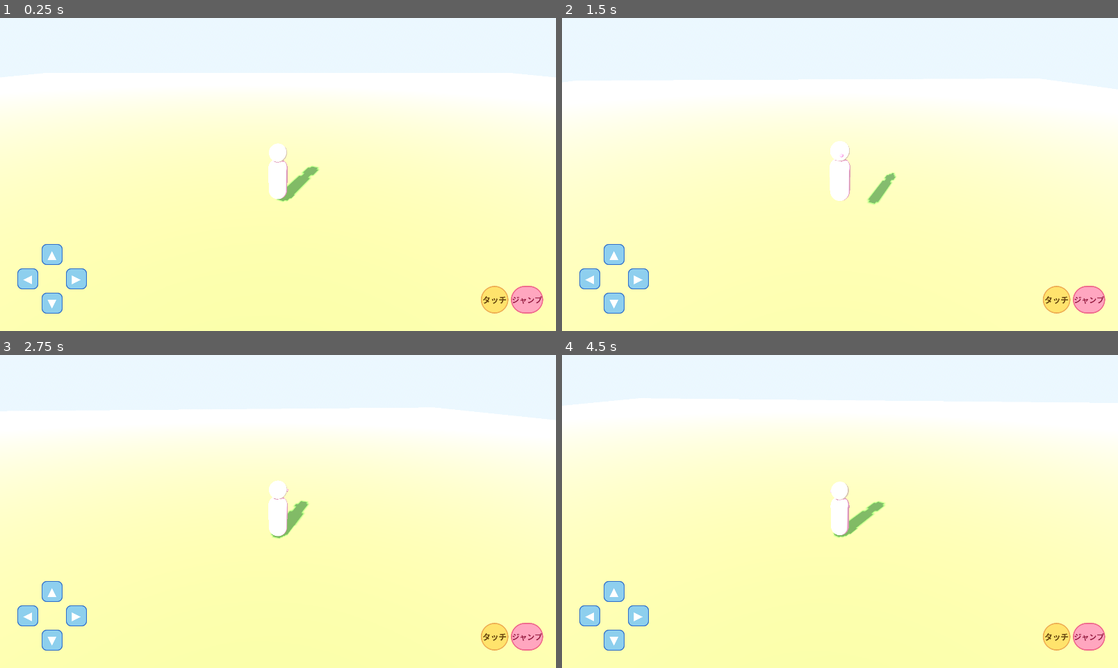
Above: before the commit, frames 1-4 (two rows, left to right).
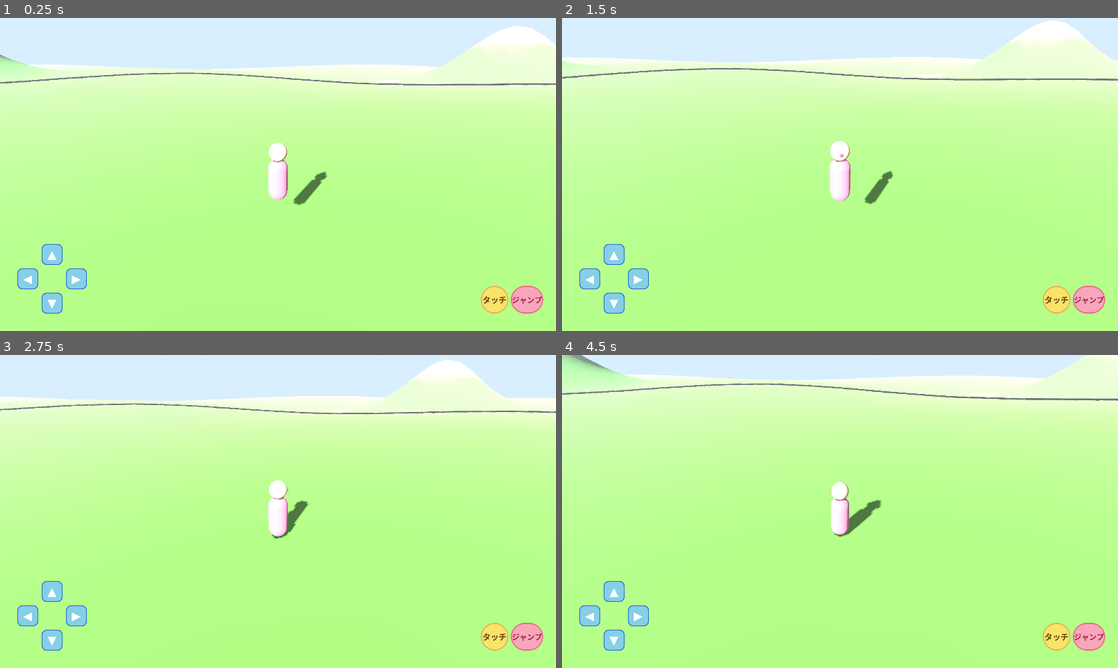
Above: after the commit, the same moments.

Repository: fanxingjudao-boop/shinkansen-world-godot
Game: Godot game, scene res://scenes/Main.tscn
The game is run twice, just before and just after one commit, with the same random seed, the same clock (stepped at 60 frames per second) and the same inputs.
Inputs:
- Up to frame 1 (0.25 s): no input
- Up to frame 2 (1.5 s): tap Enter at 0.5, 1.35 s; hold D (move_right) 0.53-1.28 s; tap E (interact) at 0.6 s; tap Space (jump) at 0.77 s; hold S (move_back) from 1.28 s (still down)
- Up to frame 3 (2.75 s): tap Space (jump) at 1.52 s; release S (move_back) at 2.03 s; hold D (move_right) from 2.03 s (still down); tap E (interact) at 2.1 s
- Up to frame 4 (4.5 s): release D (move_right) at 2.78 s; hold W (move_forward) 2.78-3.53 s; tap Enter at 2.85, 4.35 s; tap Space (jump) at 3.02, 3.77 s; hold A (move_left) from 3.53 s (still down); tap E (interact) at 3.6 s

The runs differ from the first frame. In frame 1, 83% of the frame differs, in the area x 0-100%, y 8-100%; in frame 2, 85%; in frame 3, 84%; in frame 4, 91%, in the area x 0-100%, y 0-100%.

Commit message:
Phase 1-1 + 1-3: 地形と線路の動的生成、自動スクリーンショット基盤
地形 (1-1):
- terrain_height.gd: class_name TerrainHeight、純粋関数で heightAt 移植
  (山 3 + 湖 + 二重正弦波 + ノイズ、Three.js プロトタイプの数値ほぼ完全移植)
- terrain.gd: ArrayMesh 121x121 頂点で 28800 三角形を動的生成
  HeightMapShape3D 201x201 で衝突、湖 CylinderMesh 配置
- Terrain.tscn: StaticBody3D + 子ノード 3 つ

線路 (1-3):
- railway.gd: 楕円 R_X=100/R_Z=78 を 157 点で表現、static func で
  ellipse_point/ellipse_tangent を分離(Phase 2 Train から再利用想定)
  レール 2 本を 1 つの ArrayMesh に統合、枕木 MultiMesh 157 個地形追従
- Railway.tscn: Node3D + TrackPath/Rails/Ties

Main.tscn / main.gd:
- 既存平面 Ground を削除、Terrain と Railway をインスタンス化
- Sun の directional_shadow_max_distance=100 に縮小(iPad 対応)
- Environment 調整: tonemap Filmic→Linear、ambient 0.5→0.3、fog 0.004→0.002
  (デフォルト設定だと頂点カラーが淡くなりすぎたため)
- main.gd で Player の Y を TerrainHeight.compute_height + 1.5 に動的補正

自動スクリーンショット基盤:
- scripts/dev/auto_capture.gd + scenes/dev/AutoCapture.tscn
- Godot CLI から起動 → 2 秒待って user://screenshot.png 保存 → quit
- VIEW 定数で PLAYER / BIRD / SIDE 視点切替
- 改善さんに F5 を依頼せずに Claude が見た目を自動確認できるように

修正したハマりポイント (failure-log 候補):
- ArrayMesh の三角形は CCW(反時計回り)が表面。最初に時計回りで
  書いて平地が完全に消えていた(山の斜面だけ見えた)
- Filmic tonemap + ambient 0.5 + fog 0.004 だと頂点カラーが
  淡くなりすぎる。Linear tonemap + ambient 0.3 + fog 0.002 に調整

Co-Authored-By: Claude Opus 4.7 (1M context) <noreply@anthropic.com>

Diff:
--- a/scenes/Main.tscn
+++ b/scenes/Main.tscn
@@ -1,9 +1,11 @@
-[gd_scene load_steps=12 format=3 uid="uid://bmainsc000001"]
+[gd_scene load_steps=9 format=3 uid="uid://bmainsc000001"]
 
 [ext_resource type="Script" path="res://scripts/main.gd" id="1_main"]
-[ext_resource type="PackedScene" path="res://scenes/entities/Player.tscn" id="2_player"]
-[ext_resource type="Script" path="res://scripts/world/camera_rig.gd" id="3_camrig"]
-[ext_resource type="PackedScene" path="res://scenes/ui/TouchHUD.tscn" id="4_hud"]
+[ext_resource type="PackedScene" path="res://scenes/world/Terrain.tscn" id="2_terrain"]
+[ext_resource type="PackedScene" path="res://scenes/entities/Player.tscn" id="3_player"]
+[ext_resource type="Script" path="res://scripts/world/camera_rig.gd" id="4_camrig"]
+[ext_resource type="PackedScene" path="res://scenes/ui/TouchHUD.tscn" id="5_hud"]
+[ext_resource type="PackedScene" path="res://scenes/world/Railway.tscn" id="6_railway"]
 
 [sub_resource type="ProceduralSkyMaterial" id="Sky_material"]
 sky_top_color = Color(0.494, 0.784, 0.961, 1)
@@ -22,23 +24,11 @@
 sky = SubResource("Sky_main")
 ambient_light_source = 2
 ambient_light_color = Color(1, 1, 1, 1)
-ambient_light_energy = 0.5
-tonemap_mode = 2
+ambient_light_energy = 0.3
+tonemap_mode = 0
 fog_enabled = true
 fog_light_color = Color(0.847, 0.937, 1, 1)
-fog_density = 0.004
-
-[sub_resource type="PlaneMesh" id="PlaneMesh_ground"]
-size = Vector2(120, 120)
-subdivide_width = 4
-subdivide_depth = 4
-
-[sub_resource type="StandardMaterial3D" id="Material_ground"]
-albedo_color = Color(0.494, 0.784, 0.314, 1)
-roughness = 0.95
-
-[sub_resource type="BoxShape3D" id="BoxShape3D_ground"]
-size = Vector3(120, 0.5, 120)
+fog_density = 0.002
 
 [node name="Main" type="Node3D"]
 script = ExtResource("1_main")
@@ -50,23 +40,19 @@
 transform = Transform3D(0.866, 0.25, -0.433, 0, 0.866, 0.5, 0.5, -0.433, 0.75, 0, 12, 0)
 light_energy = 1.1
 shadow_enabled = true
+directional_shadow_max_distance = 100.0
 
-[node name="Ground" type="StaticBody3D" parent="."]
+[node name="Terrain" parent="." instance=ExtResource("2_terrain")]
 
-[node name="GroundMesh" type="MeshInstance3D" parent="Ground"]
-mesh = SubResource("PlaneMesh_ground")
-surface_material_override/0 = SubResource("Material_ground")
+[node name="Railway" parent="." instance=ExtResource("6_railway")]
+terrain_path = NodePath("../Terrain")
 
-[node name="GroundCollision" type="CollisionShape3D" parent="Ground"]
-transform = Transform3D(1, 0, 0, 0, 1, 0, 0, 0, 1, 0, -0.25, 0)
-shape = SubResource("BoxShape3D_ground")
-
-[node name="Player" parent="." instance=ExtResource("2_player")]
-transform = Transform3D(1, 0, 0, 0, 1, 0, 0, 0, 1, 0, 0.5, 0)
+[node name="Player" parent="." instance=ExtResource("3_player")]
+transform = Transform3D(1, 0, 0, 0, 1, 0, 0, 0, 1, 0, 5, 0)
 
 [node name="CameraRig" type="Node3D" parent="."]
 transform = Transform3D(1, 0, 0, 0, 1, 0, 0, 0, 1, 0, 5, 8)
-script = ExtResource("3_camrig")
+script = ExtResource("4_camrig")
 target_path = NodePath("../Player")
 offset = Vector3(0, 5, 8)
 smoothness = 5.0
--- /dev/null
+++ b/scenes/dev/AutoCapture.tscn
@@ -0,0 +1,11 @@
+[gd_scene load_steps=3 format=3 uid="uid://bautocapdev0001"]
+
+[ext_resource type="PackedScene" path="res://scenes/Main.tscn" id="1_main"]
+[ext_resource type="Script" path="res://scripts/dev/auto_capture.gd" id="2_capture"]
+
+[node name="AutoCapture" type="Node"]
+
+[node name="Main" parent="." instance=ExtResource("1_main")]
+
+[node name="Capture" type="Node" parent="."]
+script = ExtResource("2_capture")
--- /dev/null
+++ b/scenes/world/Railway.tscn
@@ -0,0 +1,12 @@
+[gd_scene load_steps=2 format=3 uid="uid://brailwyworld01"]
+
+[ext_resource type="Script" path="res://scripts/world/railway.gd" id="1_railway"]
+
+[node name="Railway" type="Node3D"]
+script = ExtResource("1_railway")
+
+[node name="TrackPath" type="Path3D" parent="."]
+
+[node name="Rails" type="MeshInstance3D" parent="."]
+
+[node name="Ties" type="MultiMeshInstance3D" parent="."]
--- /dev/null
+++ b/scenes/world/Terrain.tscn
@@ -0,0 +1,12 @@
+[gd_scene load_steps=2 format=3 uid="uid://bterrnscworld1"]
+
+[ext_resource type="Script" path="res://scripts/world/terrain.gd" id="1_terrain"]
+
+[node name="Terrain" type="StaticBody3D"]
+script = ExtResource("1_terrain")
+
+[node name="TerrainMesh" type="MeshInstance3D" parent="."]
+
+[node name="TerrainCollision" type="CollisionShape3D" parent="."]
+
+[node name="LakeMesh" type="MeshInstance3D" parent="."]
--- /dev/null
+++ b/scripts/dev/auto_capture.gd
@@ -0,0 +1,49 @@
+extends Node
+
+# 開発用: シーンを少し待ってからスクリーンショットを撮り、ゲームを終了する。
+# Claude Code が見た目を自動確認するために使う(scenes/dev/AutoCapture.tscn から呼ばれる)。
+# 視点モードは VIEW で切り替え可能(俯瞰 / プレイヤー / 横から)。
+
+enum ViewMode { PLAYER, BIRD, SIDE }
+
+const SCREENSHOT_PATH: String = "user://screenshot.png"
+const DELAY_SEC: float = 2.0
+const VIEW: ViewMode = ViewMode.PLAYER
+
+
+func _ready() -> void:
+	await get_tree().create_timer(DELAY_SEC).timeout
+	_apply_debug_camera()
+	# カメラ移動後にもう 1 フレーム待ってから撮影
+	await get_tree().process_frame
+	await get_tree().process_frame
+	var img := get_viewport().get_texture().get_image()
+	var err := img.save_png(SCREENSHOT_PATH)
+	if err != OK:
+		print("[AutoCapture] save failed: %d" % err)
+	else:
+		print("[AutoCapture] saved to %s" % ProjectSettings.globalize_path(SCREENSHOT_PATH))
+	get_tree().quit()
+
+
+func _apply_debug_camera() -> void:
+	if VIEW == ViewMode.PLAYER:
+		return  # 通常のゲームカメラのまま
+	var cam := get_tree().root.find_child("Camera3D", true, false) as Camera3D
+	if cam == null:
+		print("[AutoCapture] Camera3D not found")
+		return
+	# CameraRig による追従を無効化するため、カメラを Rig から切り離す
+	var parent := cam.get_parent()
+	if parent and parent.get_script() != null:
+		# parent (CameraRig) の _process を止めるため、set_process(false)
+		parent.set_process(false)
+	if VIEW == ViewMode.BIRD:
+		cam.global_position = Vector3(0, 180, 180)
+		cam.look_at(Vector3(0, 0, 0))
+		cam.fov = 55.0
+	elif VIEW == ViewMode.SIDE:
+		cam.global_position = Vector3(150, 30, 150)
+		cam.look_at(Vector3(0, 0, 0))
+		cam.fov = 60.0
+	print("[AutoCapture] debug camera applied: ", VIEW, " pos=", cam.global_position)
--- a/scripts/main.gd
+++ b/scripts/main.gd
@@ -7,7 +7,18 @@
 	_register_input_actions()
 
 func _ready() -> void:
-	print("[Main] しんかんせんワールド Phase 0 — シーン準備完了")
+	_settle_player_on_terrain()
+	print("[Main] しんかんせんワールド Phase 1 — シーン準備完了")
+
+# Player の初期 Y 座標を地形高さに合わせる。
+# .tscn 上の Y は適当(空中)で良く、ここで確実に地形に着地させる。
+func _settle_player_on_terrain() -> void:
+	var player := get_node_or_null("Player") as Node3D
+	if player == null:
+		return
+	var p := player.global_position
+	var ground_y := TerrainHeight.compute_height(p.x, p.z)
+	player.global_position = Vector3(p.x, ground_y + 1.5, p.z)
 
 # InputMap を動的に登録。
 # project.godot に直接書く代わりにスクリプトで登録することで、
--- /dev/null
+++ b/scripts/world/railway.gd
@@ -0,0 +1,153 @@
+extends Node3D
+
+# 線路シーン。楕円形 Path3D を地形高さに追従させて配置し、
+# レール 2 本(ArrayMesh 1 つに統合)と枕木(MultiMeshInstance3D)を構築する。
+# 楕円の数値計算ロジックは static func で分離(Phase 2 の Train で再利用)。
+
+const TRACK_R_X: float = 100.0   # 楕円の X 半径
+const TRACK_R_Z: float = 78.0    # 楕円の Z 半径(Three.js 版 100*0.78)
+const TRACK_SEGMENTS: int = 157  # 2π / 0.04 の分割数
+const RAIL_OFFSET: float = 0.75  # 中心線からのレール ±ずれ
+const RAIL_RADIUS: float = 0.14
+const RAIL_CROSS_SEGMENTS: int = 8
+const RAIL_HEIGHT_OFFSET: float = 0.3
+const TIE_SIZE: Vector3 = Vector3(2.5, 0.18, 0.5)
+const TIE_HEIGHT_OFFSET: float = 0.18
+
+const RAIL_COLOR: Color = Color(0.6, 0.6, 0.6)    # #999999 メタリック灰
+const TIE_COLOR: Color = Color(0.42, 0.27, 0.14)  # #6b4423 茶
+
+@export var terrain_path: NodePath
+
+var _terrain: Node
+@onready var _track_path: Path3D = $TrackPath
+@onready var _rails_mesh: MeshInstance3D = $Rails
+@onready var _ties_multi: MultiMeshInstance3D = $Ties
+
+
+func _ready() -> void:
+	if not terrain_path.is_empty():
+		_terrain = get_node_or_null(terrain_path)
+	if _terrain == null or not _terrain.has_method("height_at"):
+		push_warning("[Railway] terrain_path が未設定または height_at() を持たない")
+		return
+	_build_track_path()
+	_build_rails()
+	_build_ties()
+
+
+# === ロジック層(static、純粋関数) ===
+
+# 楕円トラック上、パラメータ t (0..TAU) の点の (x, z)
+static func ellipse_point(t: float) -> Vector2:
+	return Vector2(cos(t) * TRACK_R_X, sin(t) * TRACK_R_Z)
+
+
+# 楕円トラック上、パラメータ t の接線(正規化済み、(x, z))
+static func ellipse_tangent(t: float) -> Vector2:
+	return Vector2(-sin(t) * TRACK_R_X, cos(t) * TRACK_R_Z).normalized()
+
+
+# === Godot 操作層 ===
+
+func _build_track_path() -> void:
+	var curve := Curve3D.new()
+	for ip in range(TRACK_SEGMENTS + 1):
+		var t: float = float(ip) / float(TRACK_SEGMENTS) * TAU
+		var p: Vector2 = ellipse_point(t)
+		var y: float = _terrain.height_at(p.x, p.y) + RAIL_HEIGHT_OFFSET
+		curve.add_point(Vector3(p.x, y, p.y))
+	_track_path.curve = curve
+
+
+func _build_rails() -> void:
+	var vertices := PackedVector3Array()
+	var normals := PackedVector3Array()
+	var indices := PackedInt32Array()
+
+	for rail_idx in range(2):
+		var offset_sign: float = 1.0 if rail_idx == 0 else -1.0
+		var base_idx: int = vertices.size()
+
+		for ip in range(TRACK_SEGMENTS + 1):
+			var t: float = float(ip) / float(TRACK_SEGMENTS) * TAU
+			var center: Vector2 = ellipse_point(t)
+			var tangent2: Vector2 = ellipse_tangent(t)
+
+			var ground_y: float = _terrain.height_at(center.x, center.y)
+			var rail_y: float = ground_y + RAIL_HEIGHT_OFFSET
+
+			# tangent に直交する水平方向(レールの左右ずれ)
+			var perp: Vector2 = Vector2(-tangent2.y, tangent2.x)
+			var rail_center := Vector3(
+				center.x + perp.x * RAIL_OFFSET * offset_sign,
+				rail_y,
+				center.y + perp.y * RAIL_OFFSET * offset_sign
+			)
+
+			# 断面 8 角形の各頂点(tangent に垂直な平面上)
+			var tangent3 := Vector3(tangent2.x, 0.0, tangent2.y)
+			var right3: Vector3 = tangent3.cross(Vector3.UP).normalized()
+			var up3: Vector3 = Vector3.UP
+			for ic in range(RAIL_CROSS_SEGMENTS):
+				var angle: float = float(ic) / float(RAIL_CROSS_SEGMENTS) * TAU
+				var off: Vector3 = (up3 * sin(angle) + right3 * cos(angle)) * RAIL_RADIUS
+				vertices.append(rail_center + off)
+				normals.append(off.normalized())
+
+		# インデックス(円柱の側面を三角形分割)
+		for ip in range(TRACK_SEGMENTS):
+			for ic in range(RAIL_CROSS_SEGMENTS):
+				var ic_next: int = (ic + 1) % RAIL_CROSS_SEGMENTS
+				var i00: int = base_idx + ip * RAIL_CROSS_SEGMENTS + ic
+				var i01: int = base_idx + ip * RAIL_CROSS_SEGMENTS + ic_next
+				var i10: int = base_idx + (ip + 1) * RAIL_CROSS_SEGMENTS + ic
+				var i11: int = base_idx + (ip + 1) * RAIL_CROSS_SEGMENTS + ic_next
+				indices.append(i00); indices.append(i10); indices.append(i01)
+				indices.append(i01); indices.append(i10); indices.append(i11)
+
+	var arrays: Array = []
+	arrays.resize(Mesh.ARRAY_MAX)
+	arrays[Mesh.ARRAY_VERTEX] = vertices
+	arrays[Mesh.ARRAY_NORMAL] = normals
+	arrays[Mesh.ARRAY_INDEX] = indices
+
+	var mesh := ArrayMesh.new()
+	mesh.add_surface_from_arrays(Mesh.PRIMITIVE_TRIANGLES, arrays)
+	_rails_mesh.mesh = mesh
+
+	var mat := StandardMaterial3D.new()
+	mat.albedo_color = RAIL_COLOR
+	mat.metallic = 0.6
+	mat.roughness = 0.4
+	_rails_mesh.material_override = mat
+
+
+func _build_ties() -> void:
+	var box := BoxMesh.new()
+	box.size = TIE_SIZE
+
+	var tie_mat := StandardMaterial3D.new()
+	tie_mat.albedo_color = TIE_COLOR
+	tie_mat.roughness = 0.85
+	box.material = tie_mat
+
+	var mm := MultiMesh.new()
+	mm.transform_format = MultiMesh.TRANSFORM_3D
+	mm.mesh = box
+	mm.instance_count = TRACK_SEGMENTS
+
+	for ip in range(TRACK_SEGMENTS):
+		var t: float = float(ip) / float(TRACK_SEGMENTS) * TAU
+		var center: Vector2 = ellipse_point(t)
+		var tangent2: Vector2 = ellipse_tangent(t)
+		var ground_y: float = _terrain.height_at(center.x, center.y)
+		var tie_y: float = ground_y + TIE_HEIGHT_OFFSET
+
+		# 枕木の長辺(X 方向)を線路の接線に直交させる
+		var yaw: float = atan2(tangent2.x, tangent2.y) + PI * 0.5
+		var basis := Basis(Vector3.UP, yaw)
+		var origin := Vector3(center.x, tie_y, center.y)
+		mm.set_instance_transform(ip, Transform3D(basis, origin))
+
+	_ties_multi.multimesh = mm
--- /dev/null
+++ b/scripts/world/terrain.gd
@@ -0,0 +1,139 @@
+extends StaticBody3D
+
+# 地形シーン。ArrayMesh で起伏ある地形を動的生成、HeightMapShape3D で衝突を提供。
+# 高さ・色のロジックは TerrainHeight(scripts/world/terrain_height.gd)に分離。
+
+const COLLISION_SAMPLE_STEP: float = 2.0  # コリジョンの格子間隔(視覚 120 分割とは独立)
+
+const LAKE_COLOR: Color = Color(0.42, 0.71, 0.94)  # #6bb5f0(Phase 1 は不透明、Phase 1-5 で water シェーダーに差し替え)
+
+@onready var _terrain_mesh: MeshInstance3D = $TerrainMesh
+@onready var _terrain_collision: CollisionShape3D = $TerrainCollision
+@onready var _lake_mesh: MeshInstance3D = $LakeMesh
+
+
+func _ready() -> void:
+	_generate_terrain()
+	_generate_lake()
+
+
+# 任意座標の地形高さを取得する公開 API(Railway 等から呼ばれる)。
+func height_at(x: float, z: float) -> float:
+	return TerrainHeight.compute_height(x, z)
+
+
+# === Godot 操作層 ===
+
+func _generate_terrain() -> void:
+	var arrays: Array = _build_mesh_arrays()
+	var mesh := ArrayMesh.new()
+	mesh.add_surface_from_arrays(Mesh.PRIMITIVE_TRIANGLES, arrays)
+	_terrain_mesh.mesh = mesh
+
+	var mat := StandardMaterial3D.new()
+	mat.vertex_color_use_as_albedo = true
+	# vertex_color_is_srgb は Godot の頂点カラーが sRGB か Linear かのヒント。
+	# Compatibility レンダラーで挙動が不安定なため false(Linear 扱い)で渡す
+	mat.vertex_color_is_srgb = false
+	mat.roughness = 0.9
+	mat.metallic = 0.0
+	_terrain_mesh.material_override = mat
+
+	var shape: HeightMapShape3D = _build_height_shape()
+	_terrain_collision.shape = shape
+	# HeightMapShape3D は格子間隔 1.0 固定なので、scale で実際の間隔を吸収
+	_terrain_collision.scale = Vector3(COLLISION_SAMPLE_STEP, 1.0, COLLISION_SAMPLE_STEP)
+
+
+func _generate_lake() -> void:
+	var lake_pos: Vector2 = TerrainHeight.LAKE_POS
+	var lake_y: float = TerrainHeight.compute_height(lake_pos.x, lake_pos.y) + 0.3
+	_lake_mesh.transform.origin = Vector3(lake_pos.x, lake_y, lake_pos.y)
+
+	var cyl := CylinderMesh.new()
+	cyl.top_radius = TerrainHeight.LAKE_RADIUS
+	cyl.bottom_radius = TerrainHeight.LAKE_RADIUS
+	cyl.height = 0.1
+	_lake_mesh.mesh = cyl
+
+	var lake_mat := StandardMaterial3D.new()
+	lake_mat.albedo_color = LAKE_COLOR
+	lake_mat.metallic = 0.2
+	lake_mat.roughness = 0.3
+	_lake_mesh.material_override = lake_mat
+
+
+# === メッシュ構築(頂点・色・法線・インデックスを直接組み立て) ===
+
+func _build_mesh_arrays() -> Array:
+	var subdiv: int = TerrainHeight.MESH_SUBDIV
+	var size: float = TerrainHeight.WORLD_SIZE
+	var step: float = size / float(subdiv)
+	var vert_per_side: int = subdiv + 1
+	var vert_count: int = vert_per_side * vert_per_side
+
+	var vertices := PackedVector3Array()
+	var normals := PackedVector3Array()
+	var colors := PackedColorArray()
+	var indices := PackedInt32Array()
+	vertices.resize(vert_count)
+	normals.resize(vert_count)
+	colors.resize(vert_count)
+
+	for iz in range(vert_per_side):
+		for ix in range(vert_per_side):
+			var x: float = -size * 0.5 + float(ix) * step
+			var z: float = -size * 0.5 + float(iz) * step
+			var y: float = TerrainHeight.compute_height(x, z)
+			var idx: int = iz * vert_per_side + ix
+			vertices[idx] = Vector3(x, y, z)
+			colors[idx] = TerrainHeight.compute_vertex_color(y)
+			normals[idx] = _normal_at(x, z, step)
+
+	# 各セルを 2 三角形に分割(CCW = 上から見て反時計回り、Godot は CCW が表面)
+	for iz in range(subdiv):
+		for ix in range(subdiv):
+			var i0: int = iz * vert_per_side + ix
+			var i1: int = i0 + 1
+			var i2: int = i0 + vert_per_side
+			var i3: int = i2 + 1
+			indices.append(i0); indices.append(i1); indices.append(i2)
+			indices.append(i1); indices.append(i3); indices.append(i2)
+
+	var arrays: Array = []
+	arrays.resize(Mesh.ARRAY_MAX)
+	arrays[Mesh.ARRAY_VERTEX] = vertices
+	arrays[Mesh.ARRAY_NORMAL] = normals
+	arrays[Mesh.ARRAY_COLOR] = colors
+	arrays[Mesh.ARRAY_INDEX] = indices
+	return arrays
+
+
+func _build_height_shape() -> HeightMapShape3D:
+	var size: float = TerrainHeight.WORLD_SIZE
+	var sample_count: int = int(size / COLLISION_SAMPLE_STEP) + 1
+
+	var data := PackedFloat32Array()
+	data.resize(sample_count * sample_count)
+	for iz in range(sample_count):
+		for ix in range(sample_count):
+			var x: float = -size * 0.5 + float(ix) * COLLISION_SAMPLE_STEP
+			var z: float = -size * 0.5 + float(iz) * COLLISION_SAMPLE_STEP
+			data[iz * sample_count + ix] = TerrainHeight.compute_height(x, z)
+
+	var shape := HeightMapShape3D.new()
+	shape.map_width = sample_count
+	shape.map_depth = sample_count
+	shape.map_data = data
+	return shape
+
+
+# 中心差分で法線を求める(地形の勾配ベース、ライティングが滑らかになる)
+static func _normal_at(x: float, z: float, step: float) -> Vector3:
+	var h_l: float = TerrainHeight.compute_height(x - step, z)
+	var h_r: float = TerrainHeight.compute_height(x + step, z)
+	var h_d: float = TerrainHeight.compute_height(x, z - step)
+	var h_u: float = TerrainHeight.compute_height(x, z + step)
+	var nx: float = (h_l - h_r) / (2.0 * step)
+	var nz: float = (h_d - h_u) / (2.0 * step)
+	return Vector3(nx, 1.0, nz).normalized()
--- /dev/null
+++ b/scripts/world/terrain_height.gd
@@ -0,0 +1,74 @@
+class_name TerrainHeight
+extends RefCounted
+
+# 地形の高さ・色を計算する純粋関数群。
+# 設計方針: 言語非依存・テスト可能(docs/ARCHITECTURE.md)。
+# Three.js プロトタイプの heightAt(x, z) を Godot に移植したもの。
+
+const WORLD_SIZE: float = 400.0
+const MESH_SUBDIV: int = 120  # 視覚メッシュの分割数。三角形 28800、Compatibility で軽量
+
+# 山と湖のパラメータ(Three.js 版より移植)
+const MOUNTAIN_A_POS: Vector2 = Vector2(90.0, -100.0)
+const MOUNTAIN_A_HEIGHT: float = 18.0
+const MOUNTAIN_A_RADIUS: float = 25.0
+const MOUNTAIN_B_POS: Vector2 = Vector2(-110.0, -70.0)
+const MOUNTAIN_B_HEIGHT: float = 22.0
+const MOUNTAIN_B_RADIUS: float = 28.0
+const MOUNTAIN_C_POS: Vector2 = Vector2(30.0, 130.0)
+const MOUNTAIN_C_HEIGHT: float = 14.0
+const MOUNTAIN_C_RADIUS: float = 20.0
+const LAKE_POS: Vector2 = Vector2(-50.0, 80.0)
+const LAKE_RADIUS: float = 22.0
+
+# 高さに応じた色(草原・砂・雪山遷移)
+const COLOR_GRASS: Color = Color(0.5, 0.78, 0.35)
+const COLOR_SAND: Color = Color(0.85, 0.78, 0.55)
+const COLOR_SNOW_LO: Color = Color(0.55, 0.7, 0.4)
+const COLOR_SNOW_HI: Color = Color(0.95, 1.0, 0.9)
+
+
+# 任意座標の地形高さを返す。
+# Three.js heightAt(x, z) と数値が一致するように移植している。
+static func compute_height(x: float, z: float) -> float:
+	var h1: float = sin(x * 0.025) * cos(z * 0.03) * 1.8
+	var h2: float = sin(x * 0.05)  * cos(z * 0.04) * 0.8
+	var m1: float = _gaussian_mountain(x, z, MOUNTAIN_A_POS, MOUNTAIN_A_HEIGHT, MOUNTAIN_A_RADIUS)
+	var m2: float = _gaussian_mountain(x, z, MOUNTAIN_B_POS, MOUNTAIN_B_HEIGHT, MOUNTAIN_B_RADIUS)
+	var m3: float = _gaussian_mountain(x, z, MOUNTAIN_C_POS, MOUNTAIN_C_HEIGHT, MOUNTAIN_C_RADIUS)
+	var lake_depth: float = _lake_depression(x, z)
+	return h1 + h2 + m1 + m2 + m3 + lake_depth + _micro_noise(x, z)
+
+
+# 高さに応じた頂点カラー。
+# h > 10: 雪山(白に遷移)、-2 ≤ h ≤ 10: 草原、h < -2: 砂
+static func compute_vertex_color(h: float) -> Color:
+	if h > 10.0:
+		var t: float = clamp((h - 10.0) / 8.0, 0.0, 1.0)
+		return Color(
+			lerp(COLOR_SNOW_LO.r, COLOR_SNOW_HI.r, t),
+			lerp(COLOR_SNOW_LO.g, COLOR_SNOW_HI.g, t),
+			lerp(COLOR_SNOW_LO.b, COLOR_SNOW_HI.b, t)
+		)
+	elif h < -2.0:
+		return COLOR_SAND
+	else:
+		return COLOR_GRASS
+
+
+# === 内部ヘルパー(static、純粋関数) ===
+
+static func _gaussian_mountain(x: float, z: float, center: Vector2, height: float, radius: float) -> float:
+	var d: float = Vector2(x - center.x, z - center.y).length()
+	return height * exp(-d * d / (radius * radius * 0.5))
+
+
+static func _lake_depression(x: float, z: float) -> float:
+	var d: float = Vector2(x - LAKE_POS.x, z - LAKE_POS.y).length()
+	if d < LAKE_RADIUS:
+		return -(LAKE_RADIUS - d) * 0.25
+	return 0.0
+
+
+static func _micro_noise(x: float, z: float) -> float:
+	return sin(x * 0.3) * cos(z * 0.3) * 0.04
Not shown: 1 places in scenes/Main.tscn that only renumber resources
Not shown, added: scripts/dev/auto_capture.gd.uid
Not shown, added: scripts/world/railway.gd.uid
Not shown, added: scripts/world/terrain.gd.uid
Not shown, added: scripts/world/terrain_height.gd.uid
Not shown, changed: changelog.md
Not shown, changed: docs/HANDOFF.md
